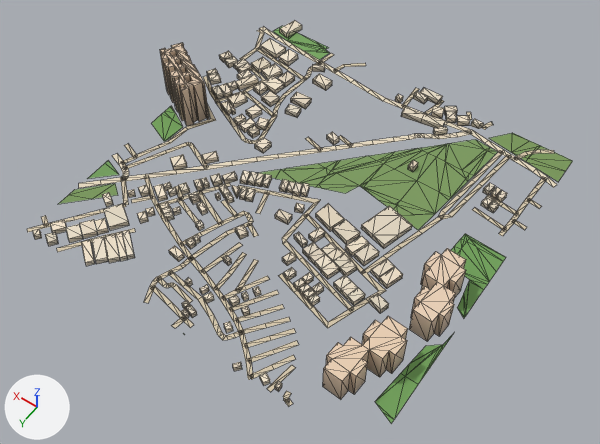
Before and after pictures for a commit that changed the glTF model public/assets/bengaluru-region-v1/tiles/t-10_-21-l1.glb.
Before and after are seen from a 50 mm camera at (-5138.0, -9687.0, 818.0) aimed at (-4762.0, -10212.0, -8.0). Lighting does not change. The marker at lower left points along +X, +Y and +Z. The first picture is the older version. Mesh edges are drawn as thin lines. Vertices at exactly the same position are counted once.

Names of what the first picture shows: 'building', 'ground'.
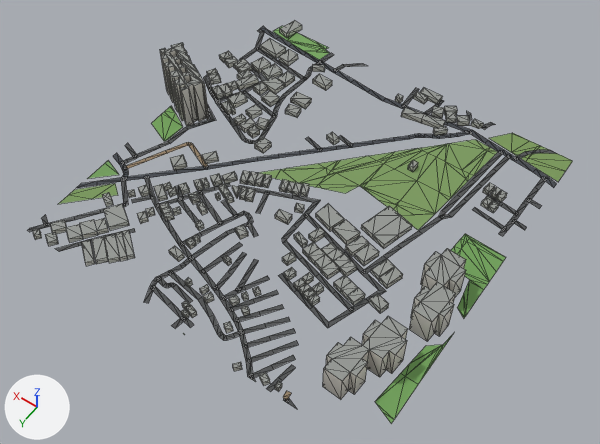
Where the change shows, as pixel boxes (x1, y1, x2, y2) in the pictures (600 x 444 px; the box of a moved part takes in the faces that stretch with it):
part 1 of me_building, recoloured (darker)
    both: (33, 20, 507, 399)
part 2 of me_ground, moved or reshaped
    before: (27, 144, 137, 252)
    after: (27, 143, 137, 252)
part 3 of me_ground, moved or reshaped
    before: (203, 26, 557, 208)
    after: (203, 26, 558, 209)
part 4 of me_ground, moved or reshaped
    before: (172, 317, 295, 407)
    after: (172, 317, 298, 410)
part 5 of me_ground, moved or reshaped
    before: (226, 195, 320, 243)
    after: (226, 195, 321, 243)
part 6 of me_ground, moved or reshaped
    both: (361, 273, 386, 302)
part 7 of me_ground, recoloured
    both: (45, 29, 556, 403)

The change, as a diff of the scene's bpy script:
```diff
--- a/public/assets/bengaluru-region-v1/tiles/t-10_-21-l1.glb.py
+++ b/public/assets/bengaluru-region-v1/tiles/t-10_-21-l1.glb.py
@@ me_building @@
-me_building.from_pydata(...)  # 1414 vertices, 1851 faces; spans x 10.0..534.0, y -15.0..504.0, z 0.0..66.0
+me_building.from_pydata(...)  # 1414 vertices, 2272 faces; spans x 10.0..534.0, y -15.0..504.0, z 0.0..66.0
+# me_building part 1: 1851 kept faces spanning x 10.0..534.0, y -15.0..504.0, z 0.0..66.0 get new vertex colours
+# edits to the shape of me_building do not show in these pictures
 me_building.materials.append(mat_building)
@@ me_ground @@
 # verts and faces of me_ground; kept vertices keep their numbers, new ones are numbered from 867
-me_ground.from_pydata(...)  # 867 vertices, 765 faces; spans x -1.0..503.0, y -3.0..503.0, z 1.0
+me_ground.from_pydata(...)  # 874 vertices, 772 faces; spans x 0.0..500.0, y 0.0..500.0, z 1.0
+# me_ground part 2
+# 11 vertices are removed from x 428.0..503.0, y 324.0..502.0, z 1.0
+# 12 faces are deleted
+# 5 vertices move from x 497.0..501.0, y 319.0..502.0, z 1.0 to x 496.0..500.0, y 325.0..500.0, z 1.0
+# 12 vertices are added at x 431.0..500.0, y 318.0..500.0, z 1.0
+# 13 new faces join them
+# me_ground part 3
+# 14 vertices are removed from x 29.0..502.0, y -3.0..181.0, z 1.0
+# 20 faces are deleted
+# 16 vertices move from x -1.0..499.0, y -2.0..200.0, z 1.0 to x 0.0..500.0, y 0.0..203.0, z 1.0
+# 18 vertices are added at x 21.0..500.0, y 0.0..186.0, z 1.0
+# 24 new faces join them
+# me_ground part 4
+# 6 vertices are removed from x 97.0..155.0, y 497.0..503.0, z 1.0
+# 10 faces are deleted
+# 1 vertex moves from x 150.0, y 497.0, z 1.0 to x 145.0, y 500.0, z 1.0
+# 8 vertices are added at x 89.0..156.0, y 481.0..500.0, z 1.0
+# 12 new faces join them
+# me_ground part 5
+verts[389] = (231.0, 324.0, 1.0)  # moved, pixel (286, 239)
+verts[552] = (280.0, 333.0, 1.0)  # moved, pixel (250, 225)
+verts[388] = (237.0, 327.0, 1.0)  # moved, pixel (281, 238)
+verts[553] = (286.0, 333.0, 1.0)  # moved, pixel (247, 222)
+verts[395] = (232.0, 250.0, 1.0)  # moved, pixel (320, 200)
+verts[394] = (238.0, 259.0, 1.0)  # moved, pixel (313, 202)
+# me_ground part 6
+verts[413] = (99.0, 323.0, 1.0)  # moved, pixel (378, 290)
+verts[412] = (92.0, 318.0, 1.0)  # moved, pixel (386, 291)
+# me_ground part 7: 514 kept faces spanning x 0.0..500.0, y 0.0..500.0, z 1.0 get new vertex colours; the middle colour goes from beige #d7c9ae to dark grey #535556
 me_ground.materials.append(mat_ground)
```
